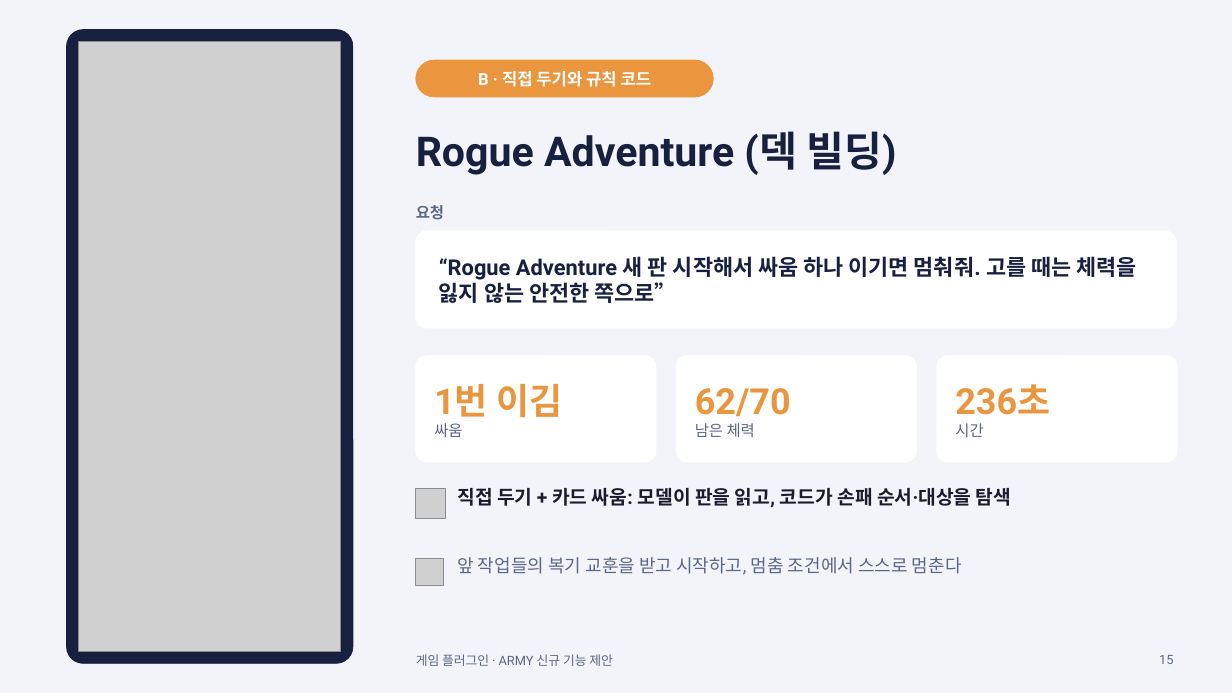
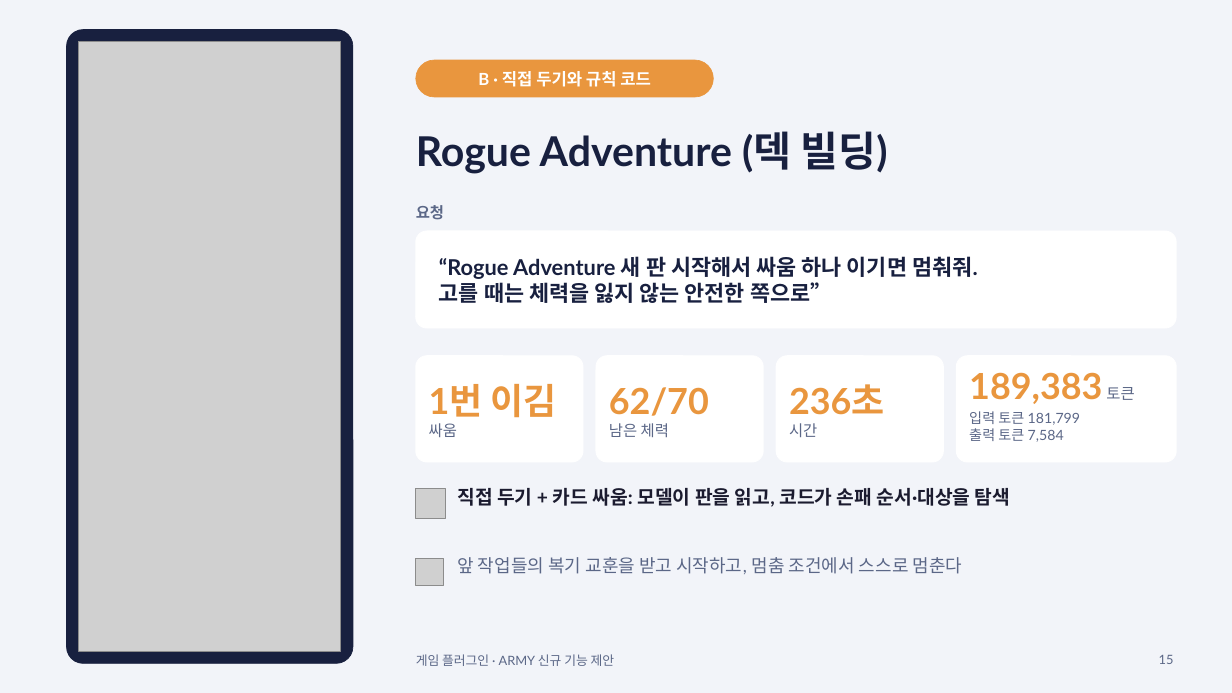
Before and after one commit to jimni-kim/game-lab, a slide deck: slide 15 of final/game-plugin-intro.pptx. Drawn at 1232x693 pixels with LibreOffice and Linux fonts; fonts in the diff are those of the drawing; grey boxes stand for pictures. Boxes give left, top, right and bottom in pixels: in the first picture for what was removed or moved away, otherwise in the second. Text is boxed around its words. In the diff, an @@ line names an element or a change of style, - is before the commit and + after.

Commit message:
Update game plugin presentation and embed SamsungOne Korean fonts

```diff
--- a/final/game-plugin-intro.pptx
+++ b/final/game-plugin-intro.pptx
@@ text at (439, 256, 978, 303): text changed; font Roboto to Lato @@
-“Rogue Adventure 새 판 시작해서 싸움 하나 이기면 멈춰줘. 고를 때는 체력을 잃지 않는 안전한 쪽으로”
+“Rogue Adventure 새 판 시작해서 싸움 하나 이기면 멈춰줘.
+고를 때는 체력을 잃지 않는 안전한 쪽으로”
@@ rounded rectangle: place and size @@
-rounded rectangle at (416, 356, 656, 462)
+rounded rectangle at (416, 356, 583, 462)
@@ rounded rectangle added at (596, 356, 763, 462), fill #FFFFFF, outline #FFFFFF 0.75 pt @@
@@ rounded rectangle: place and size @@
-rounded rectangle at (677, 356, 917, 462)
+rounded rectangle at (776, 356, 944, 462)
@@ rounded rectangle: place and size @@
-rounded rectangle at (937, 356, 1177, 462)
+rounded rectangle at (957, 356, 1177, 462)
@@ text "62/70": place and size @@
-text "62/70" at (695, 388, 791, 437)
+text "62/70" at (609, 387, 709, 437)
@@ font Roboto to Lato in 6 elements at (416, 654, 615, 666), (416, 131, 888, 174), (1159, 655, 1174, 664), (429, 384, 557, 437), (609, 387, 709, 437), (789, 384, 884, 437) @@
@@ text "236초": place and size @@
-text "236초" at (955, 384, 1050, 437)
+text "236초" at (789, 384, 884, 437)
@@ text added at (969, 372, 1134, 404), 28 pt, text #E9963E, bold @@
+189,383 토큰
@@ text added at (969, 411, 1080, 442), 11 pt, text #5B6787 @@
+입력 토큰 181,799
+출력 토큰 7,584
```
Also in this commit, not shown: 19 other slides changed, 2 other files.
